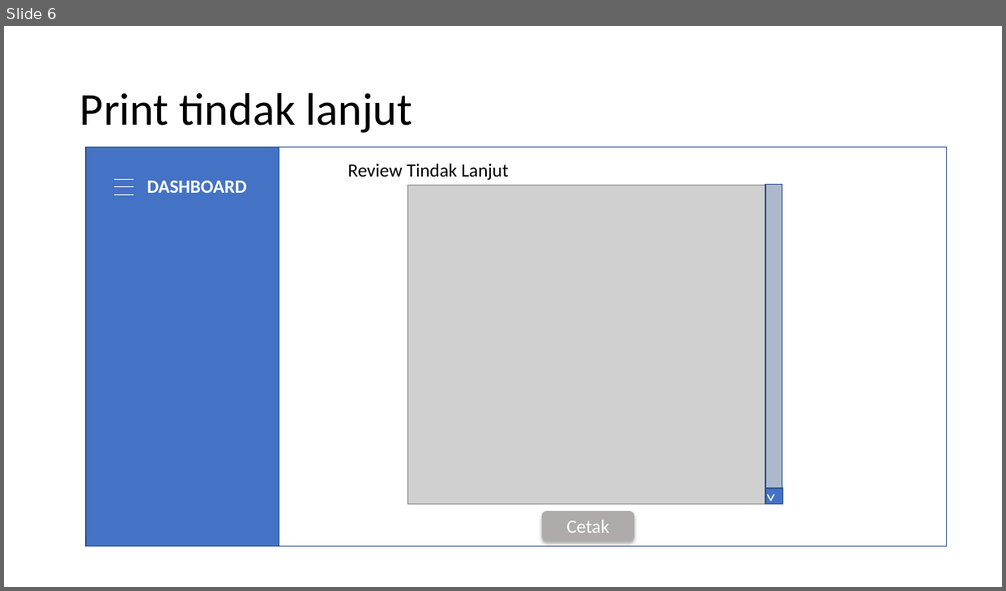
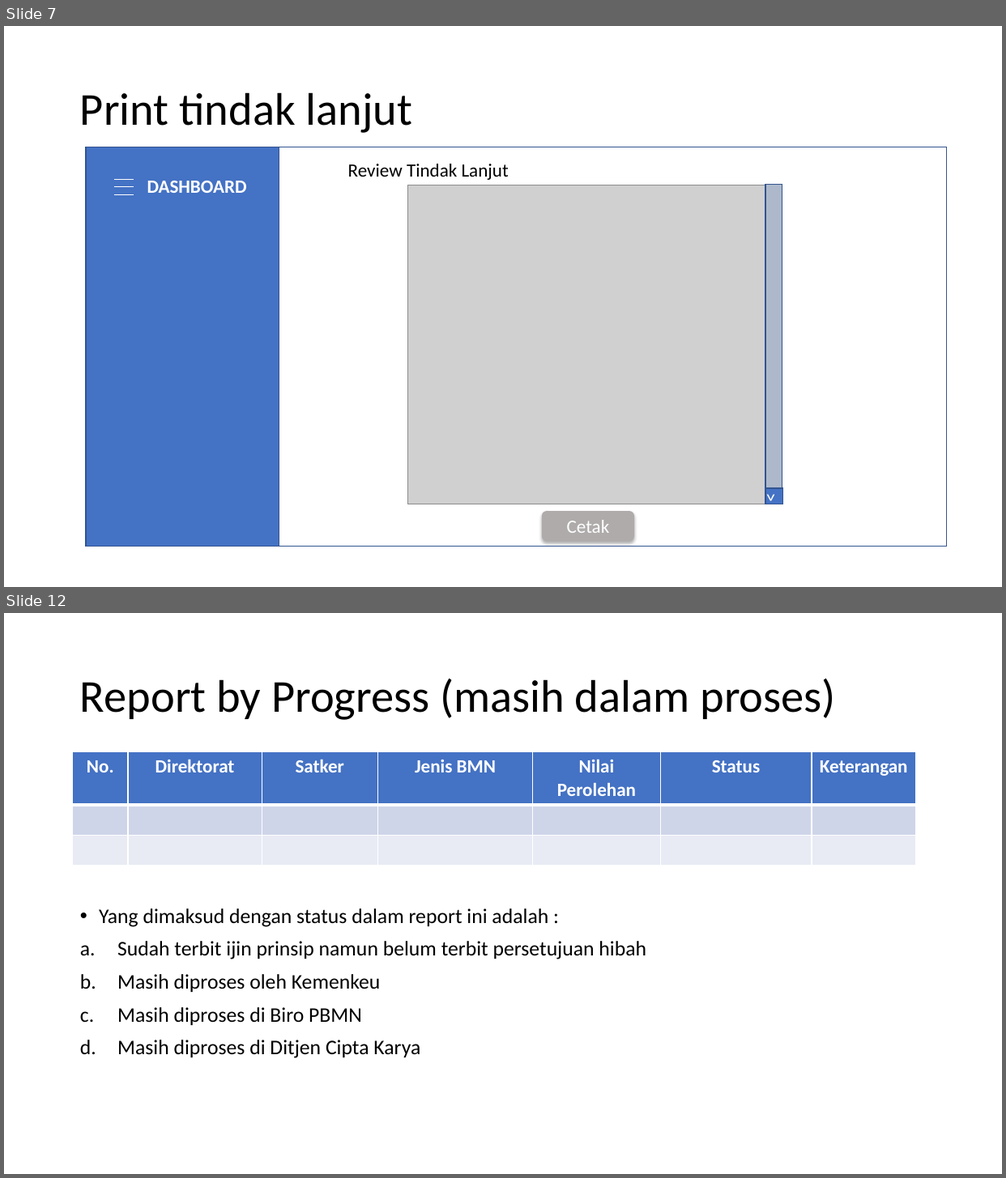
Before and after one commit to ramadhanbay/hibah_helper, a slide deck: Document/Charts & UI.pptx. Shown one above the other, each under a label of ours: slide 6 before the commit, slides 7 and 12 after it; the slides between them are not shown. The pictures are 1006x591 and 1006x1178 pixels, drawn with LibreOffice and Linux fonts; fonts in the diff are those of the drawing; grey boxes stand for pictures. Boxes give left, top, right and bottom in pixels: in the first picture for what was removed or moved away, otherwise in the second. Text is boxed around its words. In the diff, an @@ line names an element or a change of style, - is before the commit and + after.

Commit message:
report

```diff
--- a/Document/Charts & UI.pptx
+++ b/Document/Charts & UI.pptx
@@ slide 12 added at <box>4,613,1002,1174</box>, background #FFFFFF @@
@@ title added at <box>80,679,836,720</box>, 44 pt, text #000000 @@
+Report by Progress (masih dalam proses)
@@ table added at <box>73,752,916,927</box>, 3 rows, 7 columns @@
+No. | Direktorat | Satker | Jenis BMN | Nilai Perolehan | Status | Keterangan
+ |  |  |  |  |  | 
+ |  |  |  |  |  | 
@@ text added at <box>99,909,646,1059</box>, 20 pt, text #000000 @@
+• Yang dimaksud dengan status dalam report ini adalah :
+a. Sudah terbit ijin prinsip namun belum terbit persetujuan hibah
+b. Masih diproses oleh Kemenkeu
+c. Masih diproses di Biro PBMN
+d. Masih diproses di Ditjen Cipta Karya
@@ what was slide 6 is now slide 7 @@
```
Also in this commit, not shown: 6 other slides added, 10 other files.
